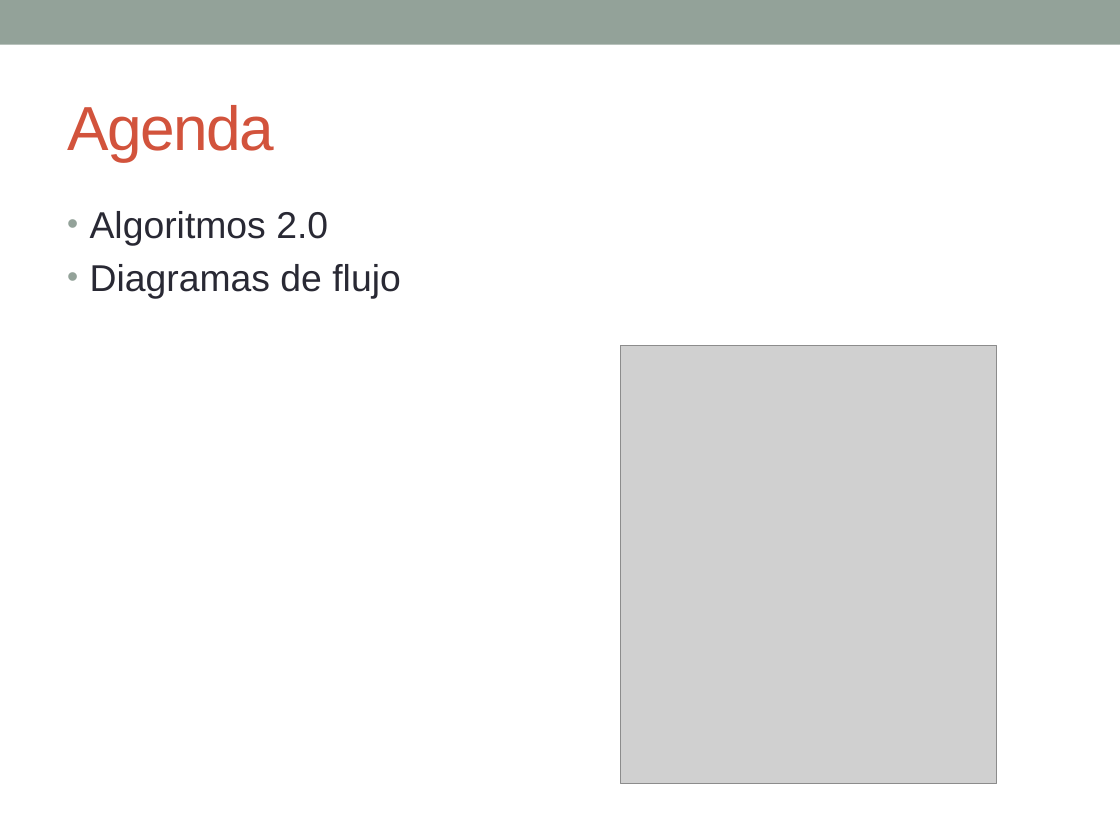
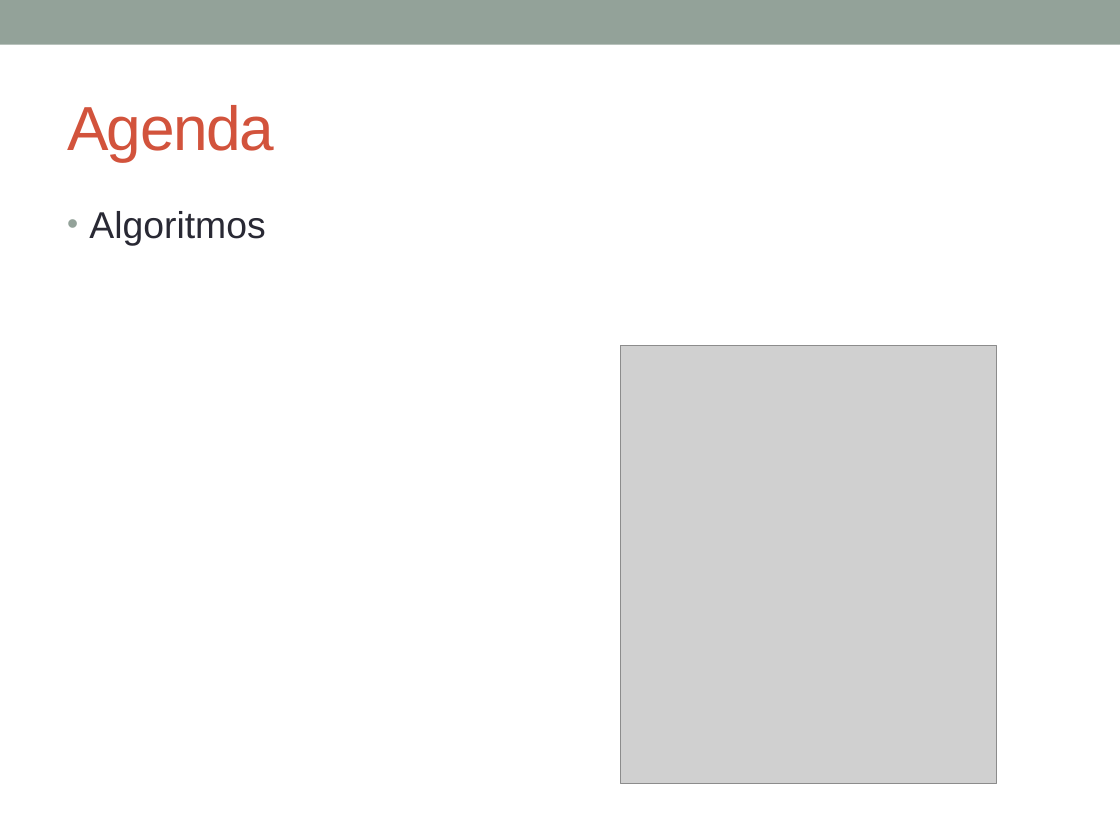
Before and after one commit to esolorzanob/UPI_Introduccion, a slide deck: slide 2 of Semana 2.pptx. Drawn at 1120x840 pixels with LibreOffice and Linux fonts; fonts in the diff are those of the drawing; grey boxes stand for pictures. Boxes give left, top, right and bottom in pixels: in the first picture for what was removed or moved away, otherwise in the second. Text is boxed around its words. In the diff, an @@ line names an element or a change of style, - is before the commit and + after.

```diff
--- a/Semana 2.pptx
+++ b/Semana 2.pptx
@@ text at <box>89,211,265,246</box>: text changed @@
-• Algoritmos 2.0
-• Diagramas de flujo
+• Algoritmos
```
Also in this commit, not shown: 9 other slides changed, 4 slides added, 5 slides removed, 25 other files.
